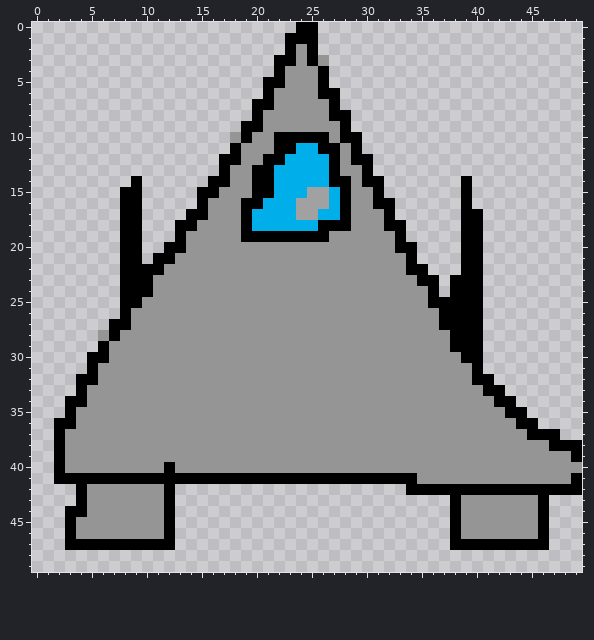
Edited in one commit: pixel-art sprite (res/ship.png). This is how it looked before the edit.
The file is 50x50 pixels. Colours within 5 levels of each other are drawn and written as one.
Once edited:
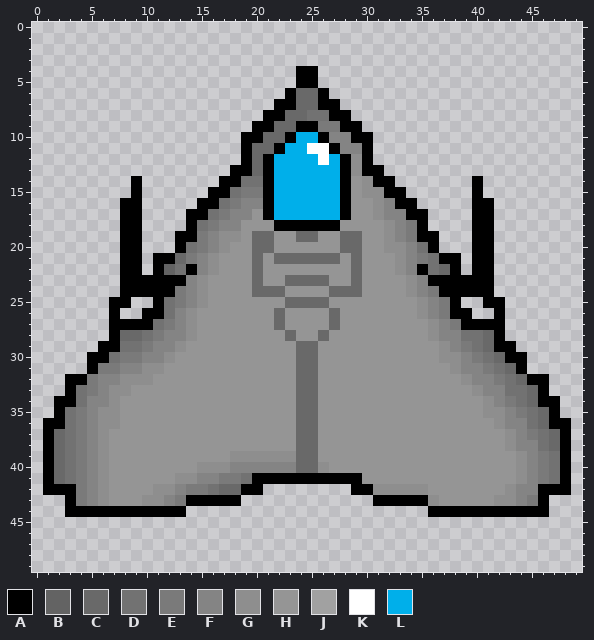
Palette (. is transparent): A #000000  B #636363  C #696969  D #727272  E #7a7a7a  F #848484  G #8e8e8e  H #959595  J #a1a1a1  K #ffffff  L #00afea
Changes in this commit:
y 0: x 24..25 AA -> ..
y 1: x 23..25 AAA -> ...
y 2: x 23..25 AHA -> ...
y 3: x 22..26 AAHAH -> .....
y 4: x 22..26 AHHHA -> ..AA.
y 5: x 21..26 AAHHHA -> ...AA.
y 6: x 21..25 AHHHH -> ..ACC; x 27 A -> .
y 7: x 20..26 AAHHHHH -> ..AACCA
y 8: x 20..26 AHHHHHH -> .AACCDD
y 9: x 19 A -> .; x 21..27 HHHHHHH -> ACCAAEE; x 29 . -> A
y 10: x 18 H -> .; x 20..22 HHA -> ACC; x 24..25 AA -> LL; x 27..28 HA -> FF; x 30 . -> A
y 11: x 18..21 AHHH -> .ACC; x 23 A -> L; x 25..26 LA -> KK; x 28..30 HA. -> FFA
y 12: x 17..20 AAHH -> ..AC; x 22 A -> L; x 26..29 LAHA -> KLAG
y 13: x 17..20 AHHA -> .AAC; x 27..29 AHH -> LAG; x 31 . -> A
y 14: x 16 A -> .; x 18..20 HHA -> ADD; x 27 A -> L; x 30 A -> G; x 32 . -> A; x 39..40 A. -> .A
y 15: x 8 A -> .; x 15 A -> .; x 17..20 HHHA -> ADEE; x 25..26 JJ -> LL; x 30..33 HA.. -> GGAA; x 39..40 A. -> .A
y 16: x 16..21 HHHAAL -> ADEFFA; x 24..26 JJJ -> LLL; x 31..34 AA.. -> GFAA; x 39..41 A.. -> .AA
y 17: x 16..21 HHHALL -> DEFFHA; x 24..25 JJ -> LL; x 31..35 HA... -> GFFAA; x 39 A -> .; x 41 . -> A
y 18: x 13 A -> .; x 15..25 HHHHALLLLLL -> DEFFHHHAAAA; x 28 A -> H; x 32..35 AA.. -> GFEA; x 39 A -> .; x 41 . -> A
y 19: x 14..26 HHHHHAAAAAAAA -> AEFGGHCCHHCCH; x 28..29 HH -> CC; x 32..36 HA... -> GFEAA; x 39 A -> .; x 41 . -> A
y 20: x 12 A -> .; x 14..17 HHHH -> DEFG; x 20..21 HH -> CC; x 28..29 HH -> CC; x 32..36 HAA.. -> GGFDA; x 39 A -> .; x 41 . -> A
y 21: x 13..16 HHHH -> CEFG; x 20 H -> C; x 22..27 HHHHHH -> CCCCCC; x 29 H -> C; x 33..39 HA....A -> GFEDAA.; x 41 . -> A
y 22: x 10 A -> .; x 12..16 HHHHH -> BDAFG; x 20 H -> C; x 29 H -> C; x 33..34 HA -> GF; x 36..39 ...A -> DCA.; x 41 . -> A
y 23: x 11..15 HHHHH -> AAAFG; x 20 H -> C; x 23..26 HHHH -> CCCC; x 29 H -> C; x 34..35 HA -> GF; x 37 . -> A; x 41 . -> A
y 24: x 11..15 HHHHH -> AAEFG; x 20..22 HHH -> CCC; x 27..29 HHH -> CCC; x 34..37 HHA. -> GFEA; x 41 . -> A
y 25: x 7 . -> A; x 9..15 AHHHHHH -> ..ADEFG; x 23..26 HHHH -> CCCC; x 35..37 HAA -> GFE; x 39..42 AA.. -> ..AA
y 26: x 7..14 .AHHHHHH -> A..AADFG; x 22 H -> C; x 27 H -> C; x 35..37 HHA -> GFE; x 40 A -> .; x 42 . -> A
y 27: x 9..14 HHHHHH -> AADEFG; x 22 H -> C; x 27 H -> C; x 36..38 HAA -> GFE; x 41..42 .. -> AA
y 28: x 6 H -> .; x 8..14 HHHHHHH -> CCDEFFG; x 23 H -> C; x 26 H -> C; x 36..42 HHAAA.. -> GFFDDCA
y 29: x 7..13 HHHHHHH -> ADDEFFG; x 24..25 HH -> CC; x 37..43 HAAA... -> GFEDCAA
y 30: x 7..12 HHHHHH -> DEEFFG; x 24..25 HH -> CC; x 37..44 HHAA.... -> GGFEDCAA
y 31: x 6..11 HHHHHH -> EEFFGG; x 24..25 HH -> CC; x 38..44 HHA.... -> GFFEDCA
y 32: x 3 . -> A; x 5..10 AHHHHH -> EFFGGG; x 24..25 HH -> CC; x 39..46 HAA..... -> GFFEDCAA
y 33: x 3..8 .AHHHH -> ADEFGG; x 24..25 HH -> CC; x 40..46 HAA.... -> GFFDDCA
y 34: x 2 . -> A; x 4..7 AHHH -> DFFG; x 24..25 HH -> CC; x 41..47 HAA.... -> GFEDCAA
y 35: x 2..7 .AHHHH -> ADEFGG; x 24..25 HH -> CC; x 41..47 HHAA... -> GGFEDCA
y 36: x 1 . -> A; x 3..7 AHHHH -> DEFGG; x 24..25 HH -> CC; x 42..48 HHAA... -> GFFDCAA
y 37: x 1..6 .AHHHH -> ACDEFG; x 24..25 HH -> CC; x 43..48 HHAAA. -> GFEDCA
y 38: x 1..6 .AHHHH -> ACDEFG; x 24..25 HH -> CC; x 43..47 HHHHA -> GFFDC; x 49 A -> .
y 39: x 1..6 .AHHHH -> ACDEFG; x 18..25 HHHHHHHH -> GGGGGGCC; x 44..49 HHHHHA -> GFEDA.
y 40: x 1..6 .AHHHH -> ACDEFG; x 12 A -> H; x 15..26 HHHHHHHHHHHH -> GGGFFFFFFCCG; x 44..49 HHHHHH -> GFEDA.
y 41: x 1..19 .AAAAAAAAAAAAAAAAAA -> ACDEFGHHHHHHGGFFEED; x 30..34 AAAAA -> HHHHH; x 44..49 HHHHHA -> GFEDA.
y 42: x 1..6 ...AHH -> AAAEFG; x 11..20 HA........ -> GGFEEDCCAA; x 29..45 .....AAAAAAAAAAAA -> AAGGGGGHHHHHHHGFF; x 49 A -> .
y 43: x 3..6 .AHH -> AEFG; x 10..18 HHA...... -> GGFEAAAAA; x 31..38 .......A -> AAAAAGHH; x 42..45 HHHH -> GGFE
y 44: x 5..11 HHHHHHH -> AAAAAAA; x 13 . -> A; x 36..37 .. -> AA; x 39..45 HHHHHHH -> AAAAAAA
y 45..46: x 3..12 AHHHHHHHHA -> ..........; x 38..46 AHHHHHHHA -> .........
y 47: x 3..12 AAAAAAAAAA -> ..........; x 38..46 AAAAAAAAA -> .........
Boxes around the changes in both pictures, in picture pixels (x1, y1, x2, y2):
changed: (43, 22, 582, 550)
